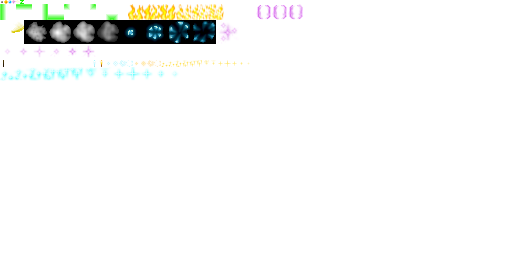
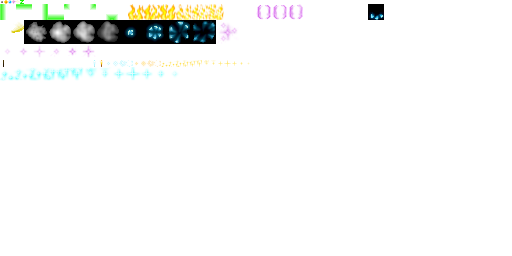
Two versions of the same layered image (w=512, h=256). Layer-by-layer changes:
painted on "Background" over [368, 4, 384, 20]
